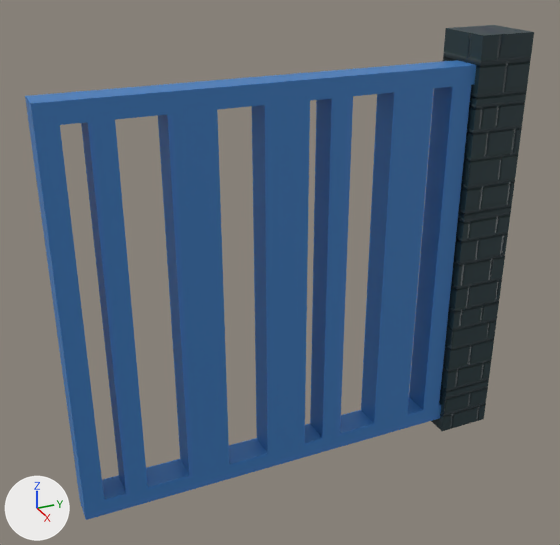
One commit to the FBX model resources/models/uncompiled/TallGateFreezeUnHovered.fbx: the scene before it, then after it.
Camera for both pictures: a 50 mm lens placed at (4.25, -3.7, 2.4), pointed at (-0.05, -1.76, 0.25). Every picture has the same lights, and +X, +Y and +Z are marked at lower left. Where no turn or scale is listed for an object, it has been applied to the vertices.

The first picture shows 'TallGate', 'TallGate_Pillar'.
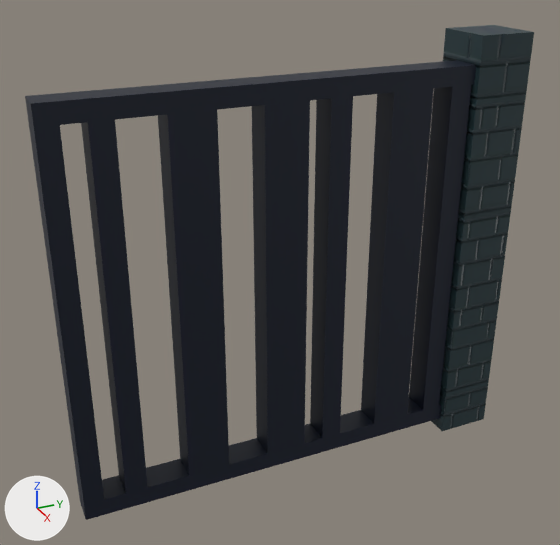
Location of each change, [x1, y1, x2, y2] in pixels of the pictures (560 x 545 px):
'TallGate', recoloured (blue to black): [25, 60, 476, 520] in both

Patch to the scene script:
```diff
--- a/resources/models/uncompiled/TallGateFreezeUnHovered.fbx.py
+++ b/resources/models/uncompiled/TallGateFreezeUnHovered.fbx.py
@@ me_cube_063 @@
 me_cube_063.from_pydata(...)  # 128 vertices, 140 faces; spans x -0.1..0.1, y -3.03..-0.03, z -0.98..1.72
-me_cube_063.materials.append(mat_tallgatefreezehovered)
+me_cube_063.materials.append(mat_tallgatefreezeunhovered)
```
